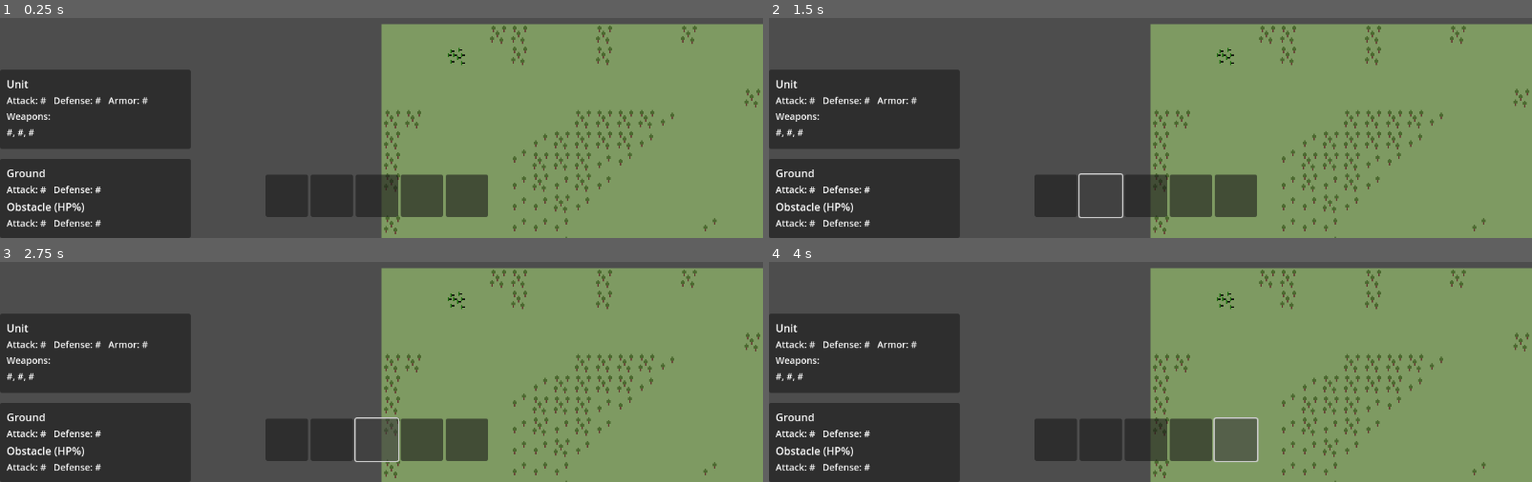
Above: before the commit, frames 1-4 (two rows, left to right).
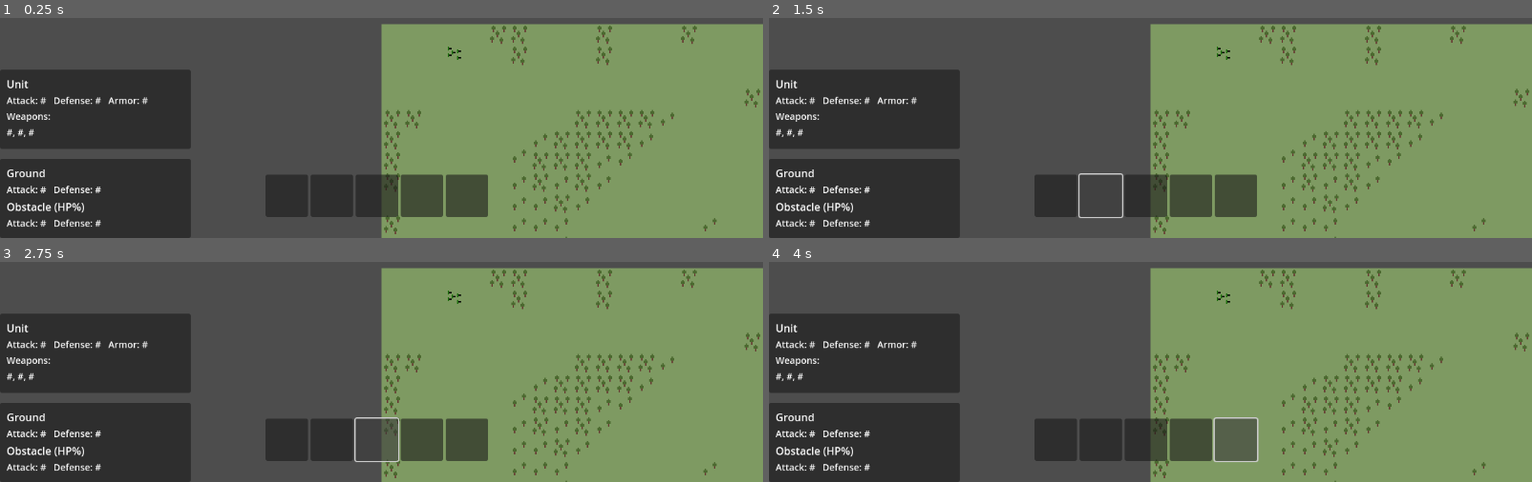
Above: after the commit, the same moments.

Repository: davisbrandon02/PowerConflict
Game: Godot game, scene res://scene/game_manager.tscn
The game is run twice, just before and just after one commit, with the same random seed, the same clock (stepped at 60 frames per second) and the same inputs.
Inputs (mouse positions are in pixels of both pictures, inside the frame that each line leads up to):
- Up to frame 1 (0.25 s): no input
- Up to frame 2 (1.5 s): click (1058, 196) at 0.5 s; click (1097, 196) at 1.25 s
- Up to frame 3 (2.75 s): click (373, 440) at 2 s
- Up to frame 4 (4 s): click (1188, 440) at 2.75 s; click (1234, 440) at 3.5 s

The runs differ from the first frame. In frame 1, less than 0.1% of the frame differs, in the area x 58-61%, y 12-22%; in frame 2, less than 0.1%; in frame 3, less than 0.1%; in frame 4, less than 0.1%.

Commit message:
ui manager shows tile information

Diff:
--- a/data/scn/unit/infantry_fireteam.tscn
+++ b/data/scn/unit/infantry_fireteam.tscn
@@ -1,35 +1,31 @@
-[gd_scene load_steps=5 format=3 uid="uid://ckntxenukrfwx"]
+[gd_scene load_steps=6 format=3 uid="uid://ckntxenukrfwx"]
 
 [ext_resource type="PackedScene" uid="uid://m5d12yxfcti0" path="res://scene/entity/unit.tscn" id="1_k4qma"]
 [ext_resource type="Script" uid="uid://bkylu6x6blkt6" path="res://data/def/WeaponType.gd" id="2_6ata0"]
 [ext_resource type="Resource" uid="uid://bnd8tk572vhm4" path="res://data/weapon/m4a1.tres" id="3_85qrm"]
 [ext_resource type="PackedScene" uid="uid://b0gojehs8wnxx" path="res://data/scn/individual/infantry.tscn" id="4_nd1ej"]
+[ext_resource type="PackedScene" uid="uid://bj0x0jo1elf6b" path="res://scene/entity/individual.tscn" id="5_nd1ej"]
 
 [node name="InfantryFireteam" instance=ExtResource("1_k4qma")]
 weapons = Array[ExtResource("2_6ata0")]([ExtResource("3_85qrm")])
 individual_count = 5
 individual_scene = ExtResource("4_nd1ej")
+entity_name = "Infantry Fireteam"
 
 [node name="Individual1" parent="Individuals" index="0"]
 modulate = Color(0.121569, 0.435294, 0.054902, 1)
 
-[node name="Individual2" parent="Individuals" index="1"]
+[node name="Individual2" parent="Individuals" index="1" instance=ExtResource("5_nd1ej")]
+modulate = Color(0.121569, 0.435294, 0.054902, 1)
+position = Vector2(0, 5)
+
+[node name="Individual3" parent="Individuals" index="2" instance=ExtResource("5_nd1ej")]
+modulate = Color(0.121569, 0.435294, 0.054902, 1)
+position = Vector2(7, 2)
+
+[node name="Individual4" parent="Individuals" index="3" instance=ExtResource("5_nd1ej")]
 modulate = Color(0.121569, 0.435294, 0.054902, 1)
 
-[node name="Individual3" parent="Individuals" index="2"]
+[node name="Individual5" parent="Individuals" index="4" instance=ExtResource("5_nd1ej")]
 modulate = Color(0.121569, 0.435294, 0.054902, 1)
-
-[node name="Individual4" parent="Individuals" index="3"]
-modulate = Color(0.121569, 0.435294, 0.054902, 1)
-
-[node name="Individual5" parent="Individuals" index="4"]
-modulate = Color(0.121569, 0.435294, 0.054902, 1)
-
-[node name="Individual6" parent="Individuals" index="5"]
-modulate = Color(0.121569, 0.435294, 0.054902, 1)
-
-[node name="Individual7" parent="Individuals" index="6"]
-modulate = Color(0.121569, 0.435294, 0.054902, 1)
-
-[node name="Individual8" parent="Individuals" index="7"]
-modulate = Color(0.121569, 0.435294, 0.054902, 1)
+position = Vector2(3, 3)
--- a/project.godot
+++ b/project.godot
@@ -13,4 +13,4 @@
 config/name="PowerConflict"
 run/main_scene="uid://cpw65ojsv65qu"
 config/features=PackedStringArray("4.4", "Forward Plus")
-config/icon="res://icon.svg"
+config/icon="uid://bsxs8pr2yekui"
--- a/scene/entity/entity.gd
+++ b/scene/entity/entity.gd
@@ -3,6 +3,7 @@
 
 # Anything that is on the map that can be interacted with in some way
 # Examples: Units, buildings, trees (can be blown up, napalmed, etc)
+@export var entity_name: String
 @export var health: float = 10.0
 @export var max_health: float = 10.0
 var current_position: Vector2i # Set by map manager
@@ -15,3 +16,7 @@
 	health -= weapon.hard_damage
 	%HealthBar.max_value = max_health
 	%HealthBar.value = health
+
+# Absolutely only ever called by the MapManager
+func set_current_position(pos: Vector2i):
+	current_position = pos
--- a/scene/entity/obstacle.tscn
+++ b/scene/entity/obstacle.tscn
@@ -6,7 +6,7 @@
 
 [node name="Obstacle" instance=ExtResource("1_x75jd")]
 script = ExtResource("2_nshyi")
-obstacle_name = ""
+obstacle_name = "base_obstacle"
 attack_multiplier = 1.0
 defense_multiplier = 1.0
 ground_accessible = true
--- a/scene/entity/unit.tscn
+++ b/scene/entity/unit.tscn
@@ -16,6 +16,7 @@
 individual_count = 1
 individual_scene = null
 side = 0
+entity_name = "base_unit"
 
 [node name="Background(testing)" type="Sprite2D" parent="." index="0"]
 visible = false
@@ -27,24 +28,3 @@
 
 [node name="Individual1" parent="Individuals" index="0" instance=ExtResource("4_bktw7")]
 position = Vector2(7, 7)
-
-[node name="Individual2" parent="Individuals" index="1" instance=ExtResource("4_bktw7")]
-position = Vector2(2, 2)
-
-[node name="Individual3" parent="Individuals" index="2" instance=ExtResource("4_bktw7")]
-position = Vector2(2, 10)
-
-[node name="Individual4" parent="Individuals" index="3" instance=ExtResource("4_bktw7")]
-position = Vector2(8, 1)
-
-[node name="Individual5" parent="Individuals" index="4" instance=ExtResource("4_bktw7")]
-position = Vector2(4, 5)
-
-[node name="Individual6" parent="Individuals" index="5" instance=ExtResource("4_bktw7")]
-position = Vector2(10, 11)
-
-[node name="Individual7" parent="Individuals" index="6" instance=ExtResource("4_bktw7")]
-position = Vector2(0, 5)
-
-[node name="Individual8" parent="Individuals" index="7" instance=ExtResource("4_bktw7")]
-position = Vector2(10, 5)
--- a/scene/game_manager.tscn
+++ b/scene/game_manager.tscn
@@ -1,9 +1,13 @@
-[gd_scene load_steps=5 format=3 uid="uid://cpw65ojsv65qu"]
+[gd_scene load_steps=8 format=3 uid="uid://cpw65ojsv65qu"]
 
 [ext_resource type="Script" uid="uid://dq3ipe8c5miwy" path="res://script/game_manager.gd" id="1_y6yp7"]
 [ext_resource type="Script" uid="uid://dgiohe3ofmxxg" path="res://script/service/map_manager.gd" id="2_a81tu"]
 [ext_resource type="PackedScene" uid="uid://cstvuiirfy0be" path="res://scene/maps/test_map.tscn" id="3_8cna3"]
 [ext_resource type="Script" uid="uid://e0aggd1b0ywj" path="res://scene/game_camera.gd" id="3_hy1te"]
+[ext_resource type="Script" uid="uid://d8bg5aldxcu6" path="res://script/service/input_controller.gd" id="4_hy1te"]
+[ext_resource type="Script" uid="uid://bp8nbuw5xrf2y" path="res://scene/ui/ui_manager.gd" id="6_yyxvu"]
+
+[sub_resource type="TileSet" id="TileSet_yyxvu"]
 
 [node name="GameManager" type="Node2D" node_paths=PackedStringArray("map_manager")]
 texture_filter = 1
@@ -23,10 +27,19 @@
 zoom = Vector2(2, 2)
 script = ExtResource("3_hy1te")
 
-[node name="MapManager" type="Node2D" parent="."]
+[node name="ControllerService" type="Node2D" parent="Services" node_paths=PackedStringArray("map_manager", "ui_manager")]
+script = ExtResource("4_hy1te")
+map_manager = NodePath("../../MapManager")
+ui_manager = NodePath("../../CanvasLayer/UIManager")
+
+[node name="MapManager" type="Node2D" parent="." node_paths=PackedStringArray("obstacles", "units")]
 script = ExtResource("2_a81tu")
+obstacles = NodePath("../Entities/Obstacles")
+units = NodePath("../Entities/Units")
 
 [node name="OverlayLayer" type="TileMapLayer" parent="MapManager"]
+unique_name_in_owner = true
+tile_set = SubResource("TileSet_yyxvu")
 
 [node name="Entities" type="Node2D" parent="."]
 
@@ -44,6 +57,7 @@
 grow_horizontal = 2
 grow_vertical = 2
 mouse_filter = 2
+script = ExtResource("6_yyxvu")
 
 [node name="HUD" type="Control" parent="CanvasLayer/UIManager"]
 layout_mode = 1
@@ -55,6 +69,7 @@
 mouse_filter = 2
 
 [node name="UnitInfoPanel" type="Panel" parent="CanvasLayer/UIManager/HUD"]
+unique_name_in_owner = true
 layout_mode = 1
 anchors_preset = 2
 anchor_top = 1.0
@@ -79,26 +94,31 @@
 [node name="VBoxContainer" type="VBoxContainer" parent="CanvasLayer/UIManager/HUD/UnitInfoPanel/MarginContainer"]
 layout_mode = 2
 
-[node name="Label" type="Label" parent="CanvasLayer/UIManager/HUD/UnitInfoPanel/MarginContainer/VBoxContainer"]
+[node name="UnitNameLabel" type="Label" parent="CanvasLayer/UIManager/HUD/UnitInfoPanel/MarginContainer/VBoxContainer"]
+unique_name_in_owner = true
 layout_mode = 2
 text = "Unit"
 
-[node name="Label2" type="Label" parent="CanvasLayer/UIManager/HUD/UnitInfoPanel/MarginContainer/VBoxContainer"]
+[node name="UnitStatsLabel" type="Label" parent="CanvasLayer/UIManager/HUD/UnitInfoPanel/MarginContainer/VBoxContainer"]
+unique_name_in_owner = true
 layout_mode = 2
 theme_override_font_sizes/font_size = 14
 text = "Attack: #   Defense: #   Armor: #"
 
-[node name="Spacer2" type="Label" parent="CanvasLayer/UIManager/HUD/UnitInfoPanel/MarginContainer/VBoxContainer"]
+[node name="WeaponsHeader" type="Label" parent="CanvasLayer/UIManager/HUD/UnitInfoPanel/MarginContainer/VBoxContainer"]
+unique_name_in_owner = true
 layout_mode = 2
 theme_override_font_sizes/font_size = 14
 text = "Weapons:"
 
-[node name="Spacer3" type="Label" parent="CanvasLayer/UIManager/HUD/UnitInfoPanel/MarginContainer/VBoxContainer"]
+[node name="WeaponsLabel" type="Label" parent="CanvasLayer/UIManager/HUD/UnitInfoPanel/MarginContainer/VBoxContainer"]
+unique_name_in_owner = true
 layout_mode = 2
 theme_override_font_sizes/font_size = 14
 text = "#, #, #"
 
 [node name="TileInfoPanel" type="Panel" parent="CanvasLayer/UIManager/HUD"]
+unique_name_in_owner = true
 layout_mode = 1
 anchors_preset = 2
 anchor_top = 1.0
@@ -122,20 +142,24 @@
 [node name="VBoxContainer" type="VBoxContainer" parent="CanvasLayer/UIManager/HUD/TileInfoPanel/MarginContainer"]
 layout_mode = 2
 
-[node name="Label" type="Label" parent="CanvasLayer/UIManager/HUD/TileInfoPanel/MarginContainer/VBoxContainer"]
+[node name="GroundTypeLabel" type="Label" parent="CanvasLayer/UIManager/HUD/TileInfoPanel/MarginContainer/VBoxContainer"]
+unique_name_in_owner = true
 layout_mode = 2
 text = "Ground"
 
-[node name="Label2" type="Label" parent="CanvasLayer/UIManager/HUD/TileInfoPanel/MarginContainer/VBoxContainer"]
+[node name="GroundStatsLabel" type="Label" parent="CanvasLayer/UIManager/HUD/TileInfoPanel/MarginContainer/VBoxContainer"]
+unique_name_in_owner = true
 layout_mode = 2
 theme_override_font_sizes/font_size = 14
 text = "Attack: #   Defense: #"
 
-[node name="Label3" type="Label" parent="CanvasLayer/UIManager/HUD/TileInfoPanel/MarginContainer/VBoxContainer"]
+[node name="ObstacleNameLabel" type="Label" parent="CanvasLayer/UIManager/HUD/TileInfoPanel/MarginContainer/VBoxContainer"]
+unique_name_in_owner = true
 layout_mode = 2
 text = "Obstacle (HP%)"
 
-[node name="Spacer2" type="Label" parent="CanvasLayer/UIManager/HUD/TileInfoPanel/MarginContainer/VBoxContainer"]
+[node name="ObstacleStatsLabel" type="Label" parent="CanvasLayer/UIManager/HUD/TileInfoPanel/MarginContainer/VBoxContainer"]
+unique_name_in_owner = true
 layout_mode = 2
 theme_override_font_sizes/font_size = 14
 text = "Attack: #   Defense: #"
--- /dev/null
+++ b/scene/ui/ui_manager.gd
@@ -0,0 +1,81 @@
+class_name UIManager
+extends Control
+
+# This function updates the entire UI based on the data of a single map tile.
+func show_tile_information(map_tile: MapManager.MapTile):
+	# Safety check: If the tile data is invalid, hide both panels.
+	if not is_instance_valid(map_tile):
+		%UnitInfoPanel.visible = false
+		%TileInfoPanel.visible = false
+		return
+
+	# --------------------------------------------------------------------------
+	# --- Handle Ground and Obstacle Information (TileInfoPanel) ---
+	# --------------------------------------------------------------------------
+
+	%TileInfoPanel.visible = true
+
+	# Display Ground Information
+	if map_tile.ground != null:
+		%GroundTypeLabel.text = map_tile.ground.name
+		# GroundType has no combat stats, so we hide the stats label.
+		%GroundStatsLabel.visible = false
+
+	# Display Obstacle Information
+	if map_tile.obstacle != null:
+		%ObstacleNameLabel.visible = true
+		%ObstacleStatsLabel.visible = true
+
+		var obstacle: Obstacle = map_tile.obstacle
+
+		# Assumes 'Entity' base class has a get_health_percentage() method.
+		var hp_percent = round(obstacle.get_health_percentage() * 100.0) if obstacle.has_method("get_health_percentage") else 100
+
+		# Set the name and HP (e.g., "Forest (75%)")
+		%ObstacleNameLabel.text = "%s (%s%%)" % [obstacle.obstacle_name, hp_percent]
+
+		# Display multipliers as a percentage difference (e.g., "+0%", "+50%")
+		var attack_mod_text = "%+.0f%%" % ((obstacle.attack_multiplier - 1.0) * 100.0)
+		var defense_mod_text = "%+.0f%%" % ((obstacle.defense_multiplier - 1.0) * 100.0)
+
+		%ObstacleStatsLabel.text = "Attack: %s Defense: %s" % [attack_mod_text, defense_mod_text]
+	else:
+		# Hide obstacle specific labels if the tile is clear
+		%ObstacleNameLabel.visible = false
+		%ObstacleStatsLabel.visible = false
+
+
+	# --------------------------------------------------------------------------
+	# --- Handle Unit Information (UnitInfoPanel) ---
+	# --------------------------------------------------------------------------
+
+	if not map_tile.units.is_empty():
+		%UnitInfoPanel.visible = true
+		var unit: Unit = map_tile.units[0] # Focus on the top unit
+
+		# Assumes Unit inherits 'name' from Entity base class.
+		%UnitNameLabel.text = unit.entity_name
+
+		# Determine attack value from the equipped weapon (first one in the array).
+		var attack_value = "N/A"
+		if not unit.weapons.is_empty():
+			var equipped_weapon: WeaponType = unit.weapons[0]
+			attack_value = str(equipped_weapon.hard_damage)
+
+		# Set the main stats line: "Attack: # Defense: # Armor: #"
+		%UnitStatsLabel.text = "Attack: %s Defense: %s Armor: %s" % [attack_value, unit.defense, unit.armor]
+
+		%WeaponsHeader.visible = true
+
+		# Create a detailed list of all weapons the unit possesses.
+		var weapon_info = []
+		for weapon in unit.weapons:
+			# Format: [Name] (S:X/H:Y/AP:Z)
+			var info_string = "%s (S:%s/H:%s/AP:%s)" % [weapon.name, weapon.soft_damage, weapon.hard_damage, weapon.armor_piercing]
+			weapon_info.append(info_string)
+
+		# Join each weapon's info string with a newline for a clean list.
+		%WeaponsLabel.text = "\n".join(weapon_info)
+	else:
+		# Hide the entire unit panel if there are no units
+		%UnitInfoPanel.visible = false
--- /dev/null
+++ b/script/service/input_controller.gd
@@ -0,0 +1,15 @@
+class_name ControllerService
+extends Node2D
+
+# Class to handle mouse input and keypresses
+
+@export var map_manager: MapManager
+@export var ui_manager: UIManager
+
+func _unhandled_input(event: InputEvent) -> void:
+	if event is InputEventMouseMotion:
+		var mouse = get_global_mouse_position()
+		var map_pos = map_manager.get_map_pos(mouse)
+		if map_manager.current_map.has(map_pos):
+			# If tile hovered over is within the current map, show its information
+			ui_manager.show_tile_information(map_manager.current_map[map_pos])
--- a/script/service/map_manager.gd
+++ b/script/service/map_manager.gd
@@ -5,6 +5,8 @@
 
 # Represents the current map. Vector2i>MapTile
 var current_map: Dictionary = {}
+@export var obstacles: Node2D
+@export var units: Node2D
 
 # Load a map (a Node2D with child TileMapLayers)
 func load_map(map: PackedScene):
@@ -20,6 +22,7 @@
 	for cell_coords in ground_layer.get_used_cells():
 		# Create MapTile object
 		var map_tile: MapTile = MapTile.new()
+		map_tile.pos = cell_coords
 		current_map[cell_coords] = map_tile
 
 		# Get the tile's source ID to assign ground type
@@ -28,16 +31,33 @@
 		map_tile.ground = ground_type
 
 	# Simply move the obstacles on the map into the entities list
+	for o:Obstacle in init.get_child(1).get_children():
+		var new_obstacle:Obstacle = o.duplicate()
+		var pos = get_map_pos(o.position)
+		obstacles.add_child(new_obstacle)
+		new_obstacle.set_current_position(pos)
+		current_map[pos].obstacle = new_obstacle
 
-	# Destroy the obstacle layer on the map since they are now represented by physical entities
+		# Destroy the old obstacle
+		o.queue_free()
 
 	# Move placed units (later will load dynamically)
-	# Update placed units current_position
+	for u:Unit in init.get_child(2).get_children():
+		var new_unit:Unit = u.duplicate()
+		var pos = get_map_pos(u.position)
+		units.add_child(new_unit)
+		new_unit.set_current_position(pos)
+		current_map[pos].units.append(new_unit)
 
+		# Destroy the old unit
+		u.queue_free()
 
+func get_map_pos(pos: Vector2):
+	return %OverlayLayer.local_to_map(pos)
 
 # Represents what is currently on a tile
 class MapTile:
+	var pos: Vector2i
 	var ground: GroundType
 	var obstacle: Obstacle
-	var unit: Array[Unit]
+	var units: Array[Unit]
Not shown, added: scene/ui/ui_manager.gd.uid
Not shown, added: script/service/input_controller.gd.uid
